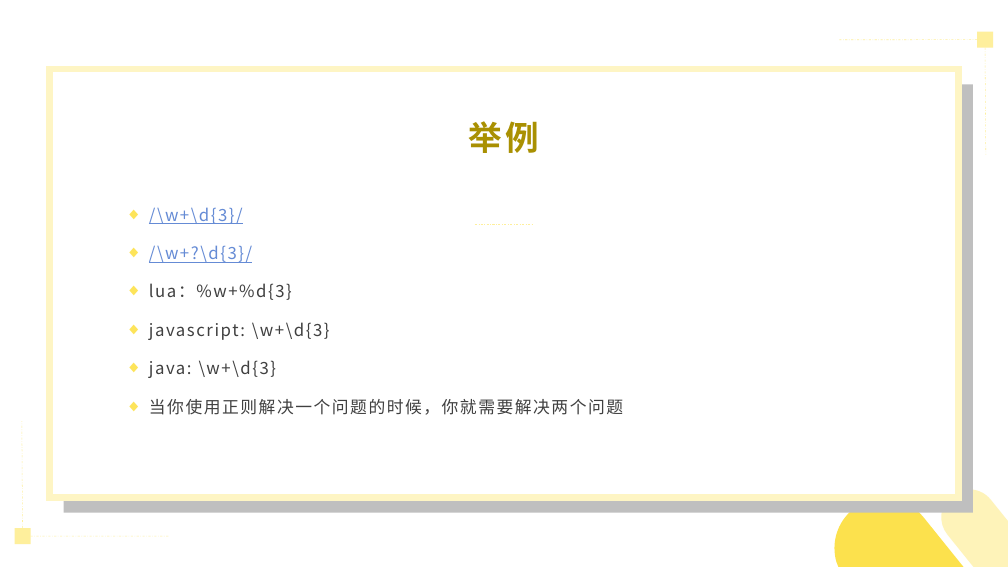
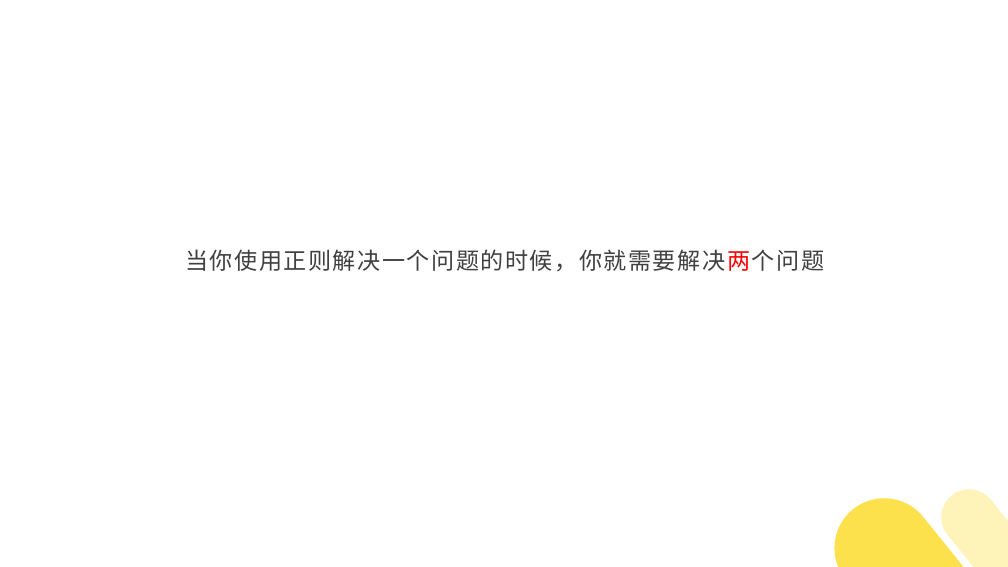
Before and after one commit to 382615666/note, a slide deck: slide 5 of 科普.pptx (slide 3 before the commit). Drawn at 1008x567 pixels with LibreOffice and Linux fonts; fonts in the diff are those of the drawing. Boxes give left, top, right and bottom in pixels: in the first picture for what was removed or moved away, otherwise in the second. Text is boxed around its words. In the diff, an @@ line names an element or a change of style, - is before the commit and + after.

```diff
--- a/科普.pptx
+++ b/科普.pptx
@@ line removed from (977, 40) to (839, 40) @@
@@ rectangle removed at [977,32,993,48] @@
@@ line removed from (985, 48) to (986, 155) @@
@@ rectangle removed at [49,70,959,498] @@
@@ rectangle removed at [64,85,973,513] @@
@@ text removed at [469,121,539,153] @@
-举例
@@ text at [149,207,330,378]: paragraphs removed @@
-◆ /\w+\d{3}/
-◆ /\w+?\d{3}/
-◆ lua：%w+%d{3}
-◆ javascript: \w+\d{3}
-◆ java: \w+\d{3}
@@ line removed from (475, 224) to (533, 224) @@
@@ text "当你使用正则解决一个问题的时候，你就需要解决两个问题": place and size @@
-text "当你使用正则解决一个问题的时候，你就需要解决两个问题" at [149,207,623,415]
+text "当你使用正则解决一个问题的时候，你就需要解决两个问题" at [185,249,824,271]
@@ text "当你使用正则解决一个问题的时候，你就需要解决两个问题" at [185,249,824,271]: size 16 to 22 pt; text colour #404040 to #FF0000 in "当你使用正则解决一个问题的时候，你就需要解决两个问题"; alignment left to centre; bullet ◆ to none; line spacing 1.7 to 1.2; more space between paragraphs; vertical alignment middle to top @@
@@ line removed from (23, 529) to (22, 421) @@
@@ rectangle removed at [14,529,30,544] @@
@@ line removed from (30, 536) to (169, 536) @@
```
Also in this commit, not shown: 11 other slides changed, 26 slides added, 6 slides removed, 2 other files.
